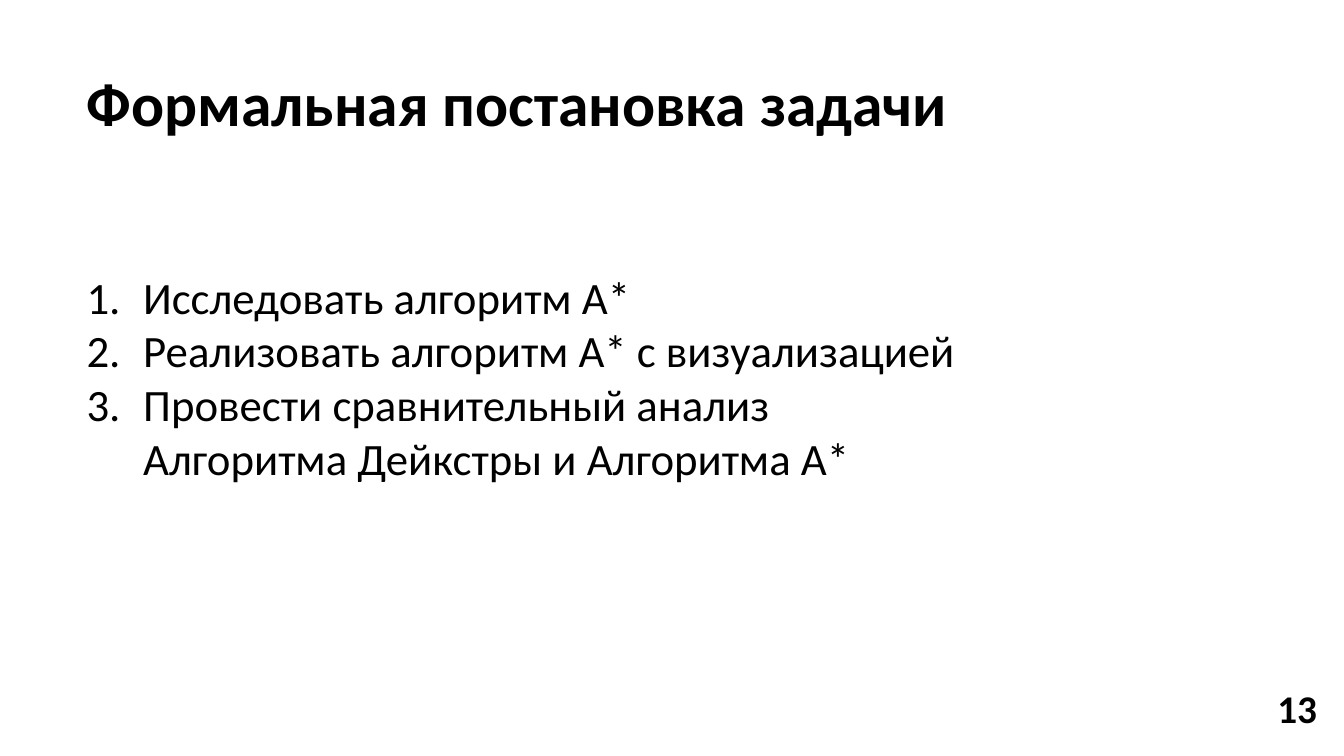
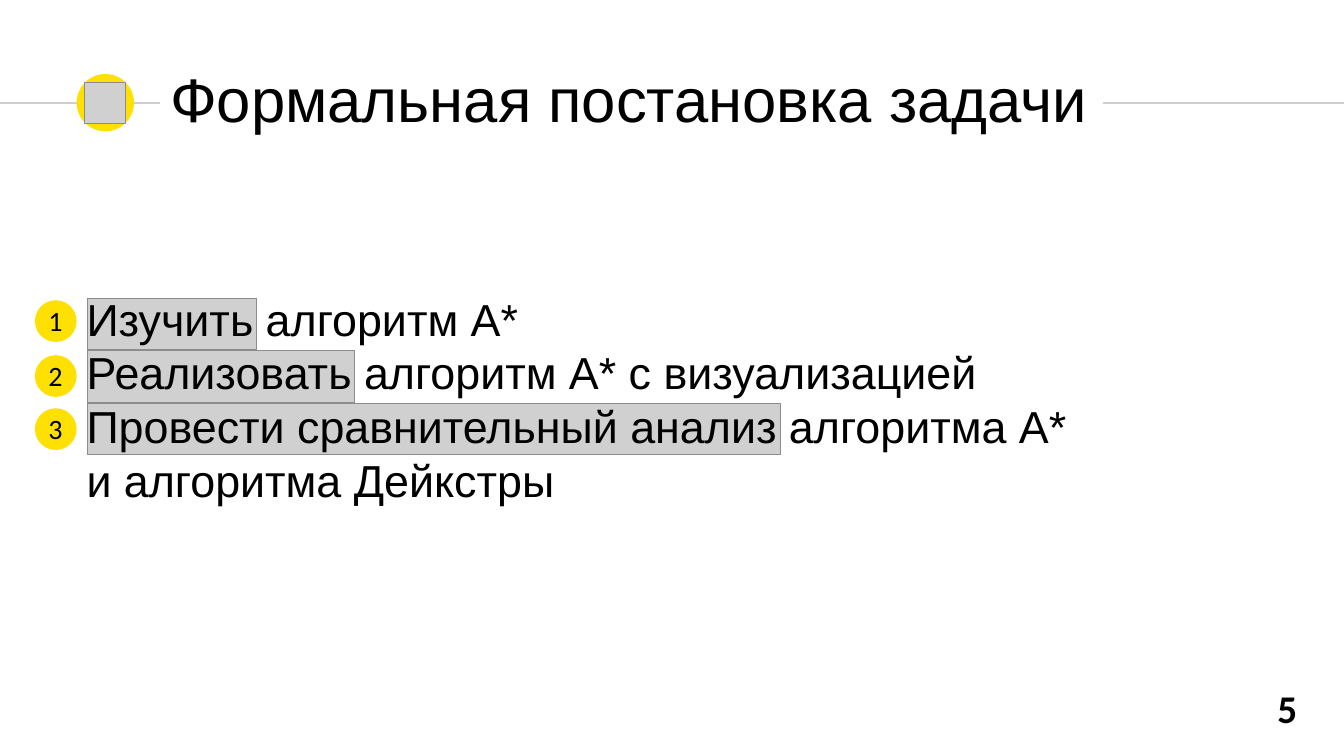
Before and after one commit to donsko1/Algorythm-A-star, a slide deck: slide 5 of Алгоритм А.pptx (slide 13 before the commit). Drawn at 1344x756 pixels with LibreOffice and Linux fonts; fonts in the diff are those of the drawing; grey boxes stand for pictures. Boxes give left, top, right and bottom in pixels: in the first picture for what was removed or moved away, otherwise in the second. Text is boxed around its words. In the diff, an @@ line names an element or a change of style, - is before the commit and + after.

```diff
--- a/Алгоритм А.pptx
+++ b/Алгоритм А.pptx
@@ text "Формальная постановка задачи": place and size @@
-text "Формальная постановка задачи" at <box>87,84,947,136</box>
+text "Формальная постановка задачи" at <box>170,79,1087,134</box>
@@ text "Формальная постановка задачи" at <box>170,79,1087,134</box>: font Calibri to Arial, bold off @@
@@ group added at <box>0,74,1344,131</box>: 2 lines, 1 ellipse, 1 picture @@
@@ text "Изучить алгоритм А*": place and size @@
-text "Изучить алгоритм А*" at <box>143,282,954,483</box>
+text "Изучить алгоритм А*" at <box>87,301,1066,506</box>
@@ picture added at <box>88,298,257,350</box> @@
@@ ellipse added at <box>35,300,77,342</box>, fill #FEE002 @@
@@ text added at <box>48,313,62,331</box>, 20 pt, text #000000 @@
+1
@@ text at <box>87,301,518,345</box>: text changed; font Calibri to Arial @@
-1. Исследовать алгоритм А*
+Изучить алгоритм А*
@@ ellipse added at <box>35,355,77,396</box>, fill #FEE002 @@
@@ text at <box>87,354,977,398</box>: font Calibri to Arial in "Реализовать алгоритм А* с визуализацией"; bullet 1. to none @@
@@ picture added at <box>88,351,355,402</box> @@
@@ text added at <box>48,367,62,386</box>, 20 pt, text #000000 @@
+2
@@ ellipse added at <box>35,408,77,450</box>, fill #FEE002 @@
@@ text at <box>87,408,1066,506</box>: text changed; font Calibri to Arial @@
-3. Провести сравнительный анализ Алгоритма Дейкстры и Алгоритма А*
+Провести сравнительный анализ алгоритма А* и алгоритма Дейкстры
@@ picture added at <box>88,403,781,455</box> @@
@@ text added at <box>48,421,62,440</box>, 20 pt, text #000000 @@
+3
@@ text at <box>1277,697,1297,724</box>: text changed @@
-13
+5
```
Also in this commit, not shown: 10 other slides changed, 12 slides added, 3 slides removed, 11 other files.
